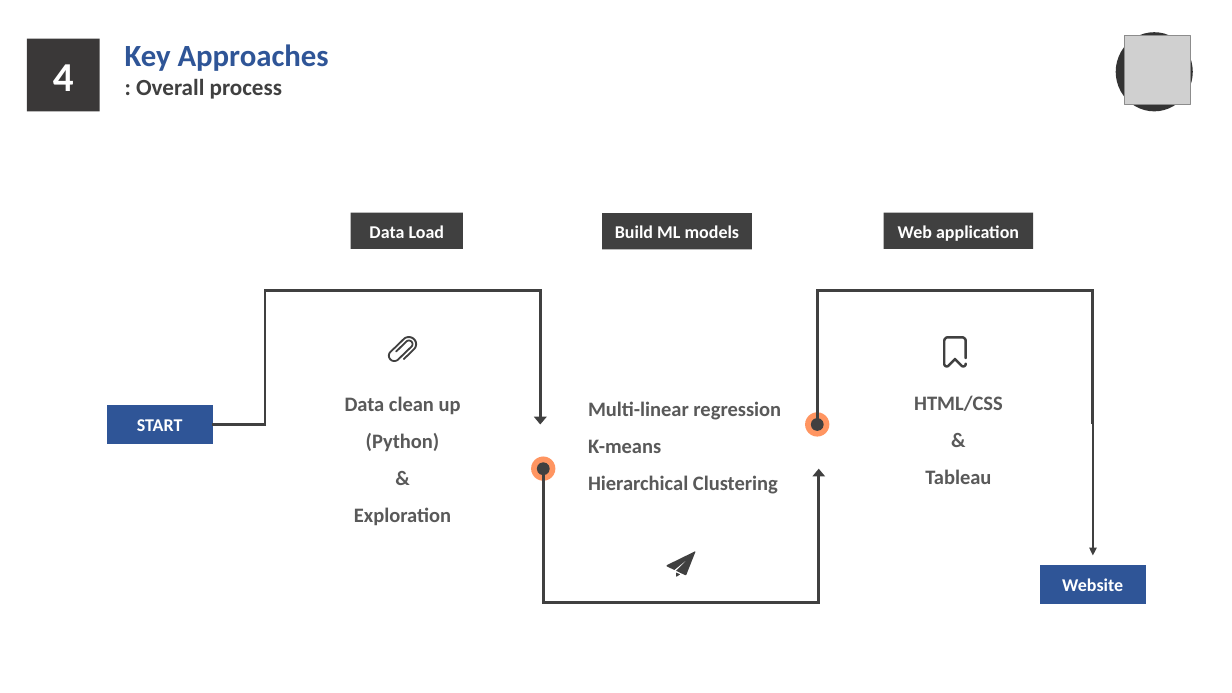
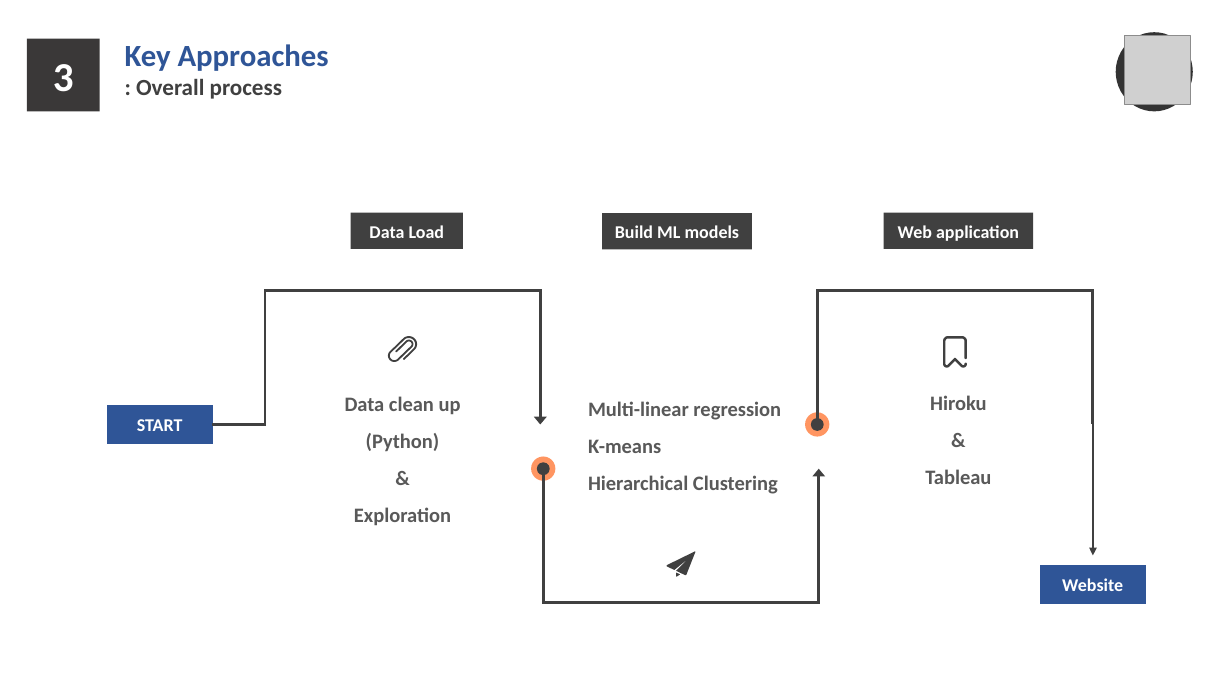
Before and after one commit to hej6853/Rowdy_Rooster_Project3, a slide deck: slide 8 of Factfulness_FINAL.pptx. Drawn at 1232x693 pixels with LibreOffice and Linux fonts; fonts in the diff are those of the drawing; grey boxes stand for pictures; background and template pictures are left out. Boxes give left, top, right and bottom in pixels: in the first picture for what was removed or moved away, otherwise in the second. Text is boxed around its words. In the diff, an @@ line names an element or a change of style, - is before the commit and + after.

```diff
--- a/Factfulness_FINAL.pptx
+++ b/Factfulness_FINAL.pptx
@@ text at <box>53,64,74,92</box>: text changed @@
-4
+3
@@ text at <box>930,395,987,410</box>: text changed @@
-HTML/CSS
+Hiroku
```
Also in this commit, not shown: 5 other slides changed, 6 slides added, 11 slides removed, 8 other files.
